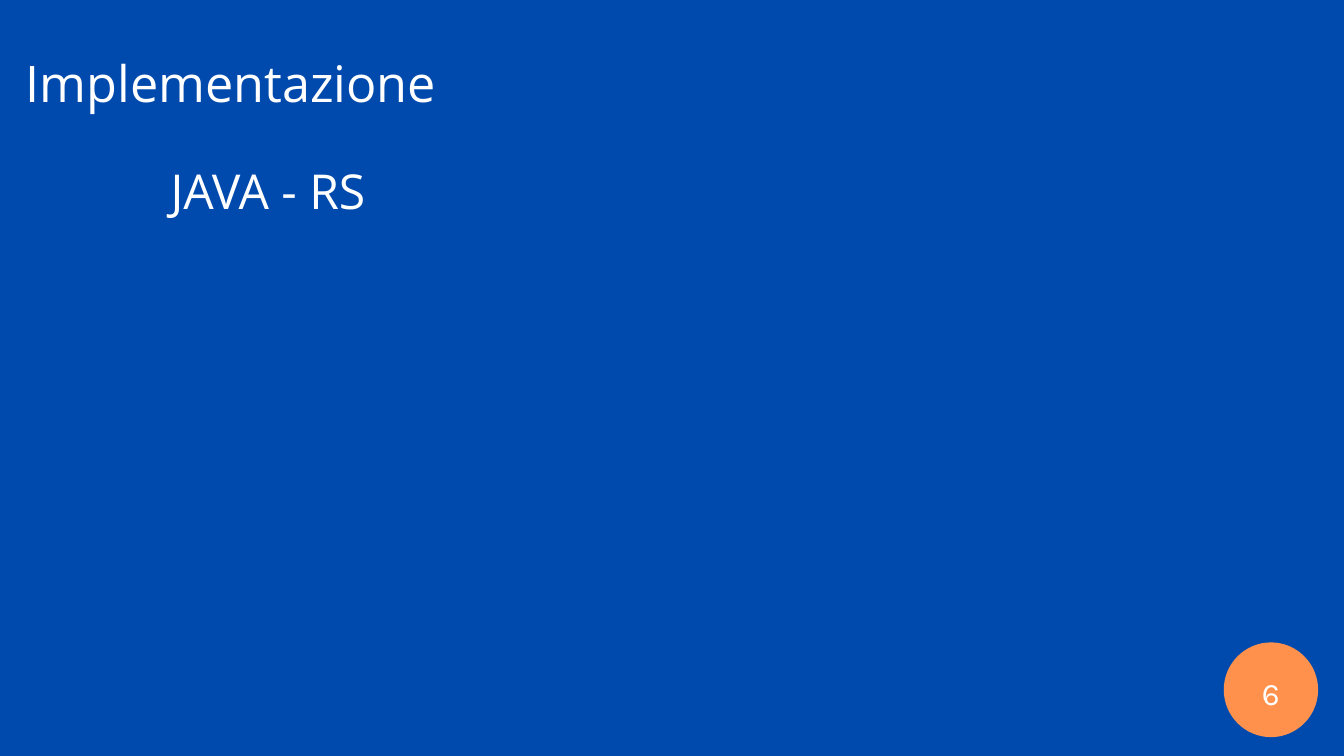
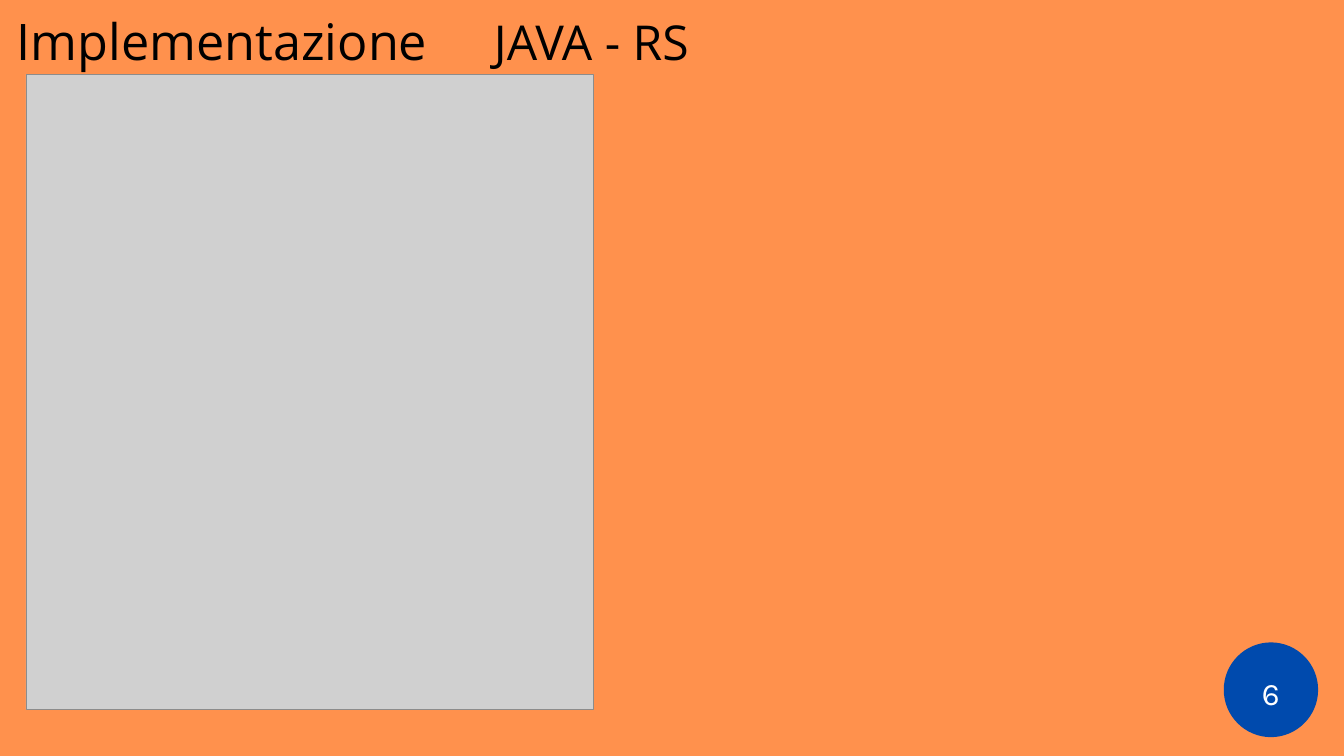
Before and after one commit to ilcors-dev/gruppo-reti, a slide deck: slide 6 of esercitazione_1/documents/Esercitazione 1.pptx. Drawn at 1344x756 pixels with LibreOffice and Linux fonts; fonts in the diff are those of the drawing; grey boxes stand for pictures. Boxes give left, top, right and bottom in pixels: in the first picture for what was removed or moved away, otherwise in the second. Text is boxed around its words. In the diff, an @@ line names an element or a change of style, - is before the commit and + after.

```diff
--- a/esercitazione_1/documents/Esercitazione 1.pptx
+++ b/esercitazione_1/documents/Esercitazione 1.pptx
@@ freeform shape removed at bbox=[0, 0, 1344, 756] @@
@@ text "Implementazione": place and size @@
-text "Implementazione" at bbox=[26, 63, 436, 114]
+text "Implementazione" at bbox=[17, 21, 427, 72]
@@ text "Implementazione" at bbox=[17, 21, 427, 72]: text colour #FFFFFF to #000000 @@
@@ text "JAVA - RS" at bbox=[494, 25, 689, 69]: text colour #FFFFFF to #000000 @@
@@ text "JAVA - RS": place and size @@
-text "JAVA - RS" at bbox=[171, 174, 365, 218]
+text "JAVA - RS" at bbox=[494, 25, 689, 69]
@@ picture added at bbox=[26, 75, 593, 710] @@
@@ freeform shape at bbox=[1224, 642, 1318, 737]: fill #FF914D to #004AAD @@
```
Also in this commit, not shown: 6 other slides changed, 2 slides added, 1 other file.
